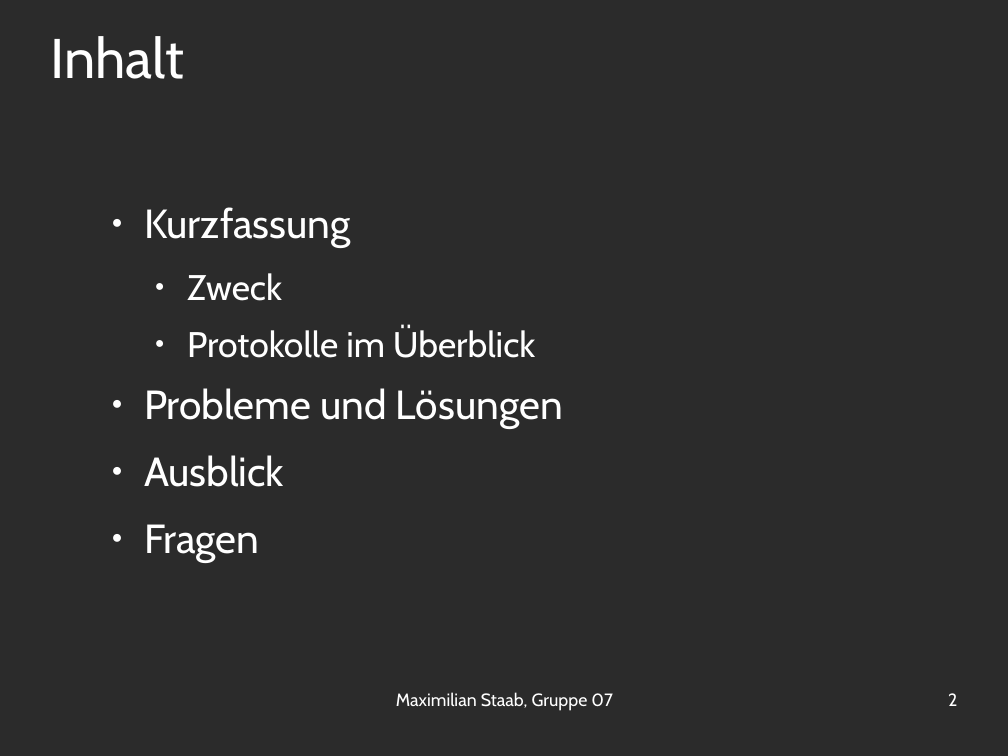
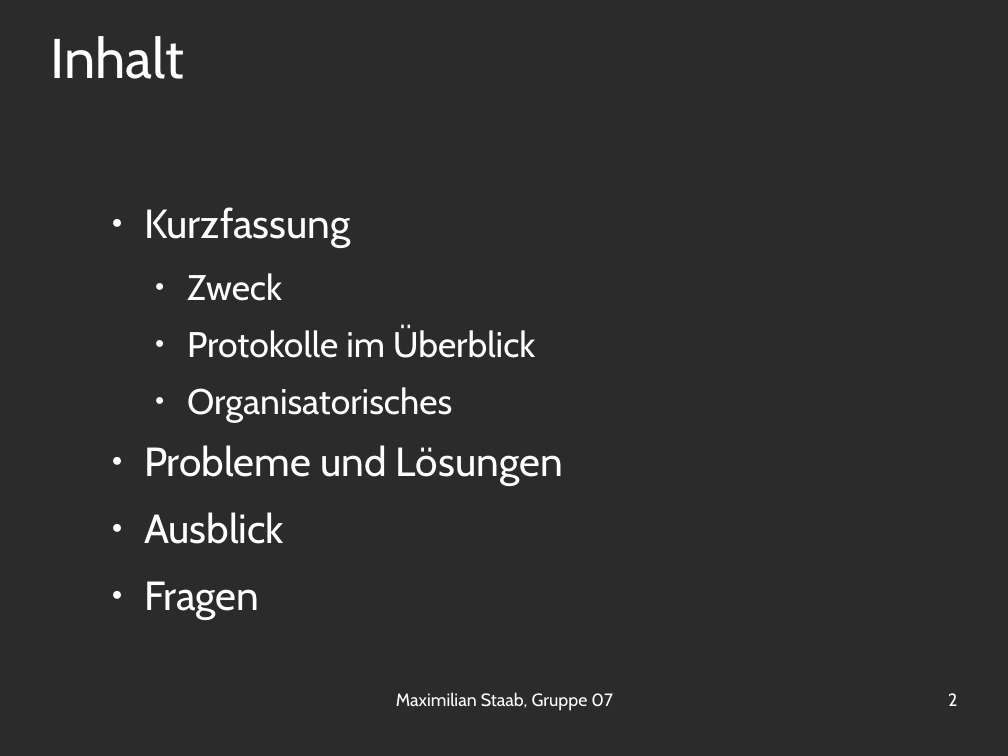
Before and after one commit to OrestTa/etip, a slide deck: slide 2 of Projekt2/Protokolle/verlauf2.odp. Drawn at 1008x756 pixels with LibreOffice and Linux fonts; fonts in the diff are those of the drawing; background and template pictures are left out; a plain dark background stands for a picture behind light text. Boxes give left, top, right and bottom in pixels: in the first picture for what was removed or moved away, otherwise in the second. Text is boxed around its words. In the diff, an @@ line names an element or a change of style, - is before the commit and + after.

```diff
--- a/Projekt2/Protokolle/verlauf2.odp
+++ b/Projekt2/Protokolle/verlauf2.odp
@@ text at <box>187,387,452,422</box>: paragraph added @@
+  ● Organisatorisches
```
Also in this commit, not shown: 4 other slides changed, 1 slide added, 1 other file.
